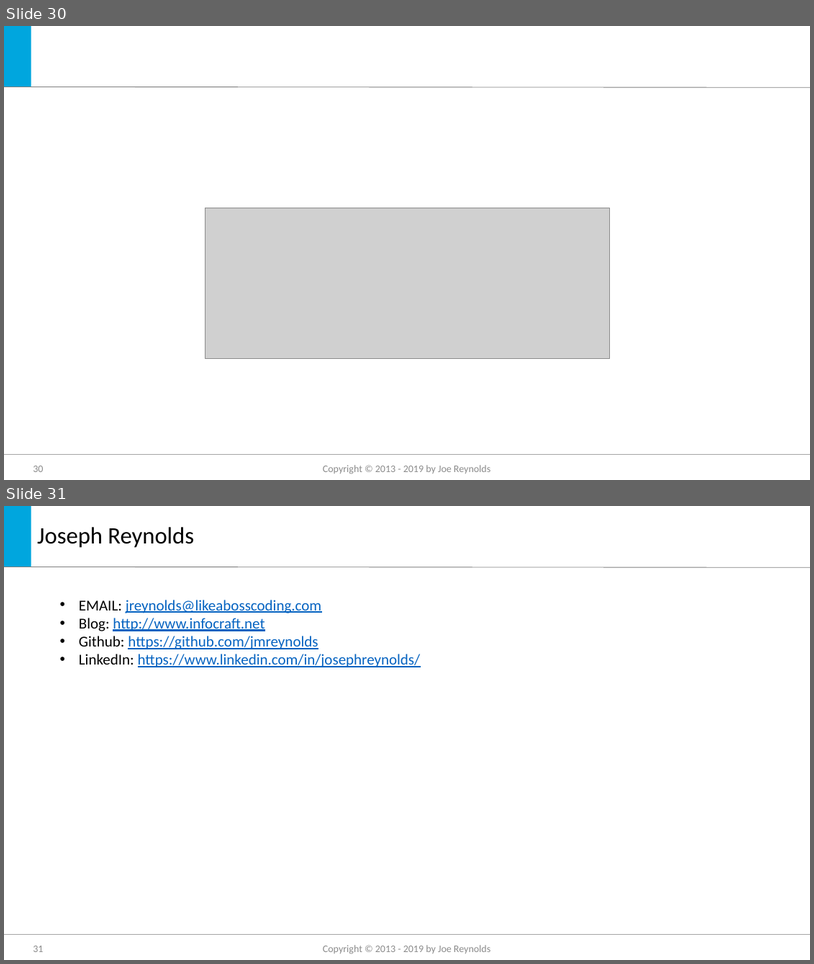
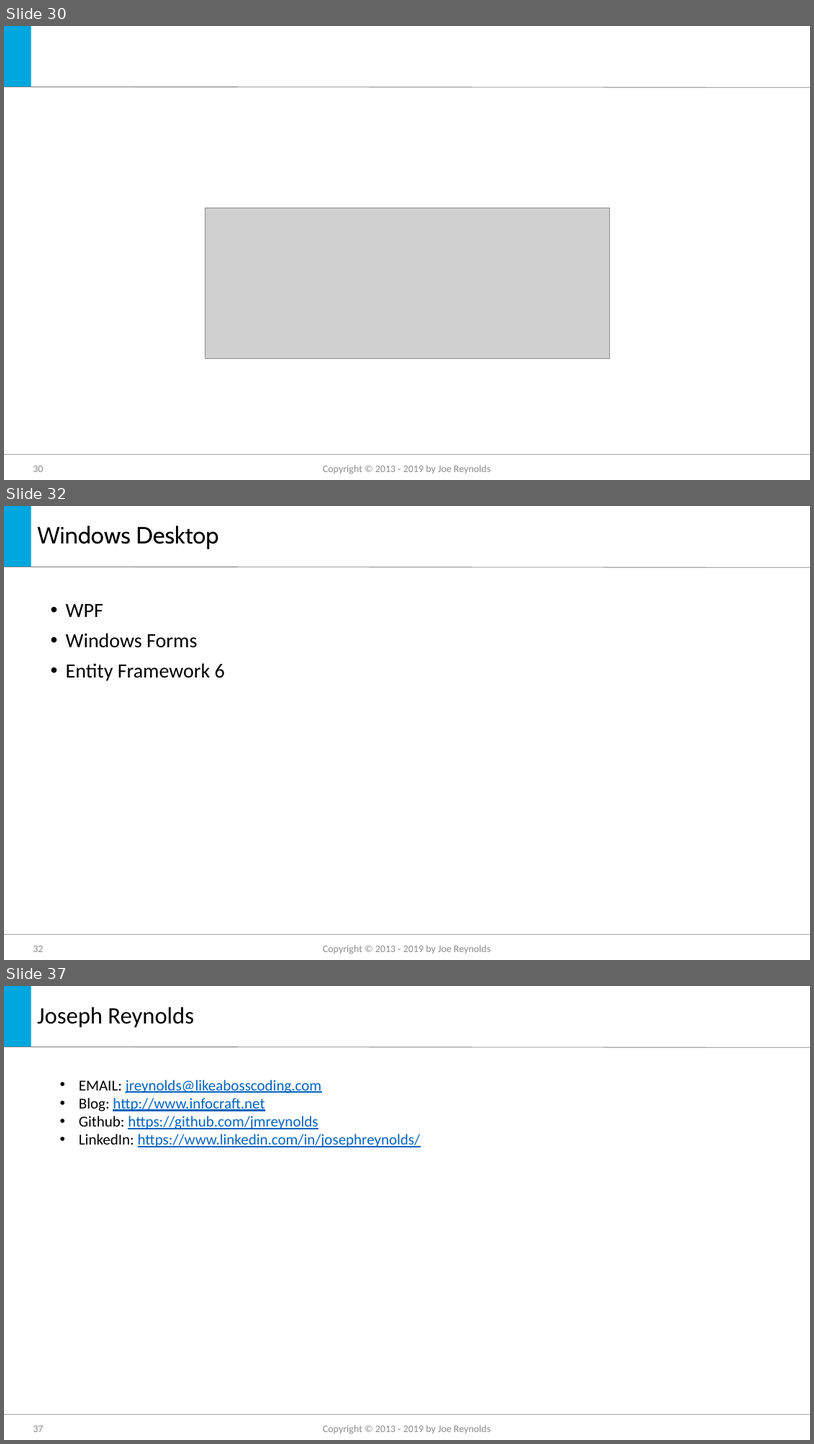
Before and after one commit to jmreynolds/CSharp8, a slide deck: Whats new in C#8.pptx. Shown one above the other, each under a label of ours: slides 30 and 31 before the commit, slides 30, 32 and 37 after it; the slides between them are not shown. The pictures are 814x964 and 814x1444 pixels, drawn with LibreOffice and Linux fonts; fonts in the diff are those of the drawing; grey boxes stand for pictures; background and template pictures are left out. Boxes give left, top, right and bottom in pixels: in the first picture for what was removed or moved away, otherwise in the second. Text is boxed around its words. In the diff, an @@ line names an element or a change of style, - is before the commit and + after.

```diff
--- a/Whats new in C#8.pptx
+++ b/Whats new in C#8.pptx
@@ slide 32 added at (4,506,810,960), background #FFFFFF; not listed: 3 template elements that a slide beside it also shows @@
@@ title added at (37,525,219,549), 28 pt, text #000000 @@
+Windows Desktop
@@ text added at (66,604,225,681), 24 pt, text #000000 @@
+• WPF
+• Windows Forms
+• Entity Framework 6
@@ page number added at (33,945,43,952), 12 pt, text #8C8C8C @@
+32
@@ text added at (323,944,491,954), 12 pt, text #8C8C8C @@
+Copyright © 2013 - 2019 by Joe Reynolds
@@ what was slide 31 is now slide 37 @@
@@ page number at (33,1425,43,1432): text changed @@
-31
+37
```
Also in this commit, not shown: 1 slide changed, 5 other slides added, 1 other file.
